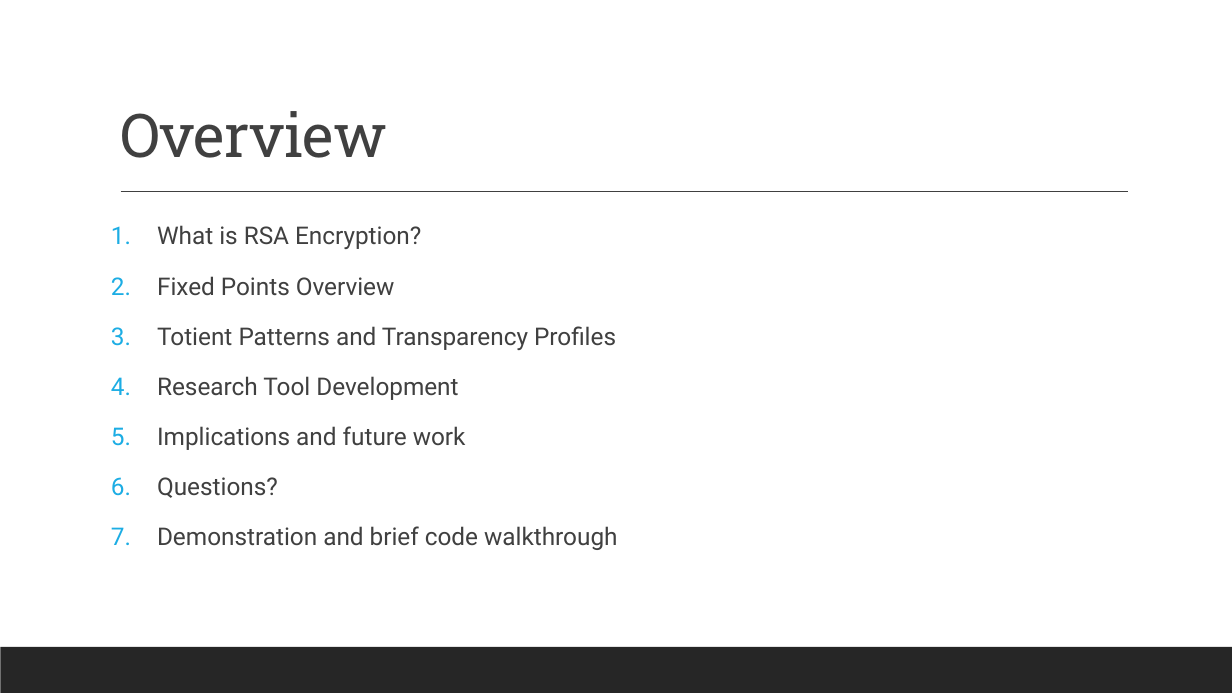
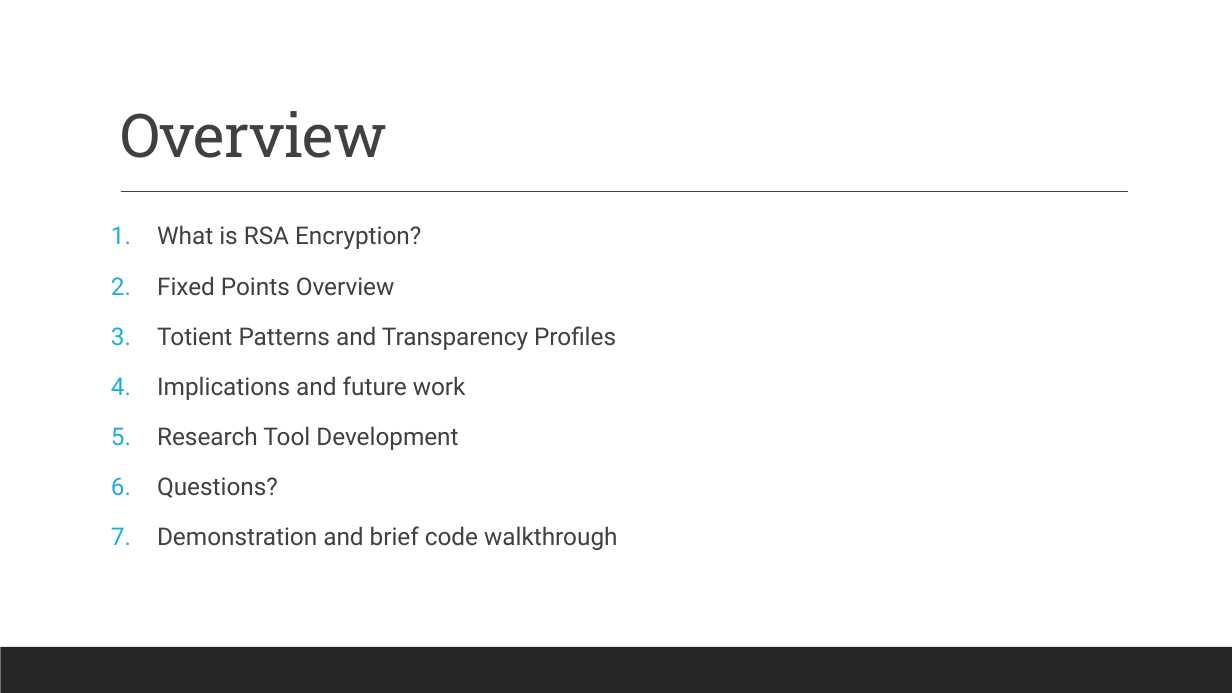
Before and after one commit to aronjschwartz/RSA_Encryption, a slide deck: slide 3 of RSA_Presentations/RSA_Research_Presentation_AronSchwartz.pptx. Drawn at 1232x693 pixels with LibreOffice and Linux fonts; fonts in the diff are those of the drawing. Boxes give left, top, right and bottom in pixels: in the first picture for what was removed or moved away, otherwise in the second. Text is boxed around its words. In the diff, an @@ line names an element or a change of style, - is before the commit and + after.

```diff
--- a/RSA_Presentations/RSA_Research_Presentation_AronSchwartz.pptx
+++ b/RSA_Presentations/RSA_Research_Presentation_AronSchwartz.pptx
@@ text at <box>157,376,466,400</box>: paragraph added @@
+4. Implications and future work
@@ text at <box>157,426,466,450</box>: paragraph removed @@
-5. Implications and future work
```
Also in this commit, not shown: 10 other slides changed.
